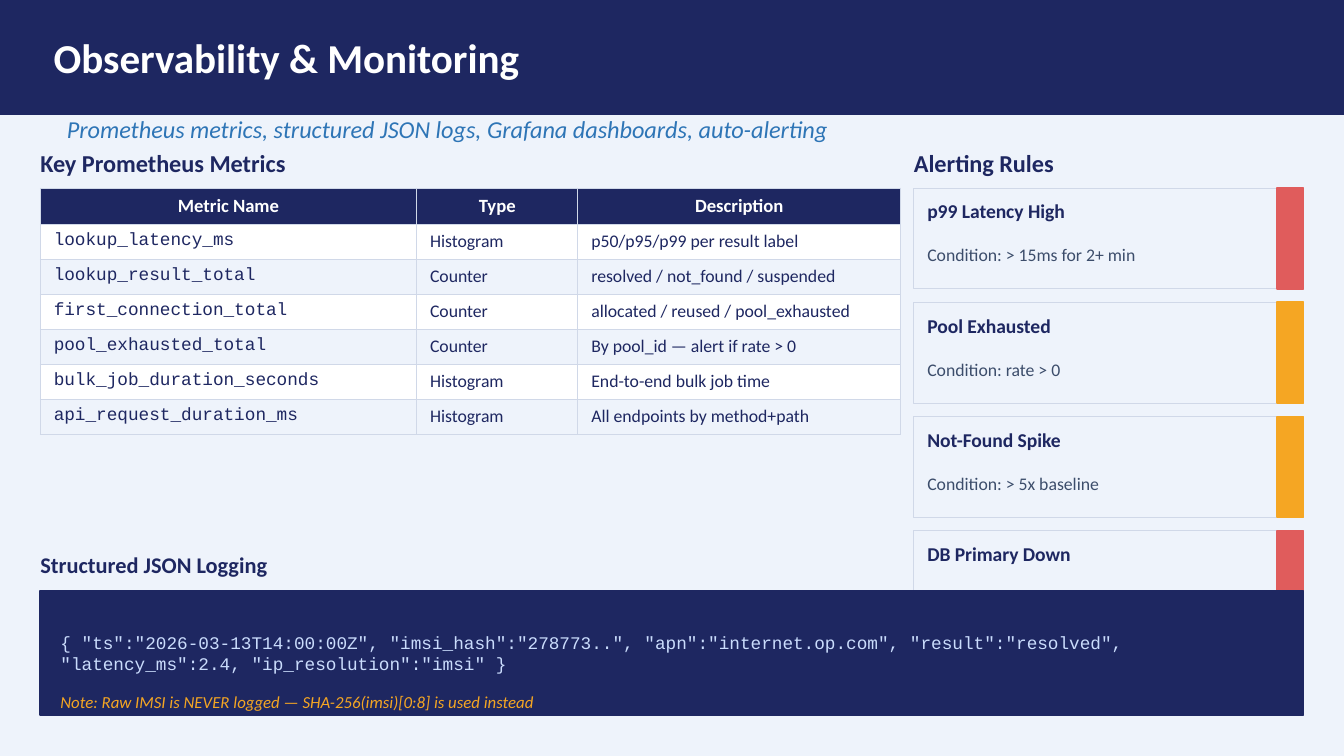
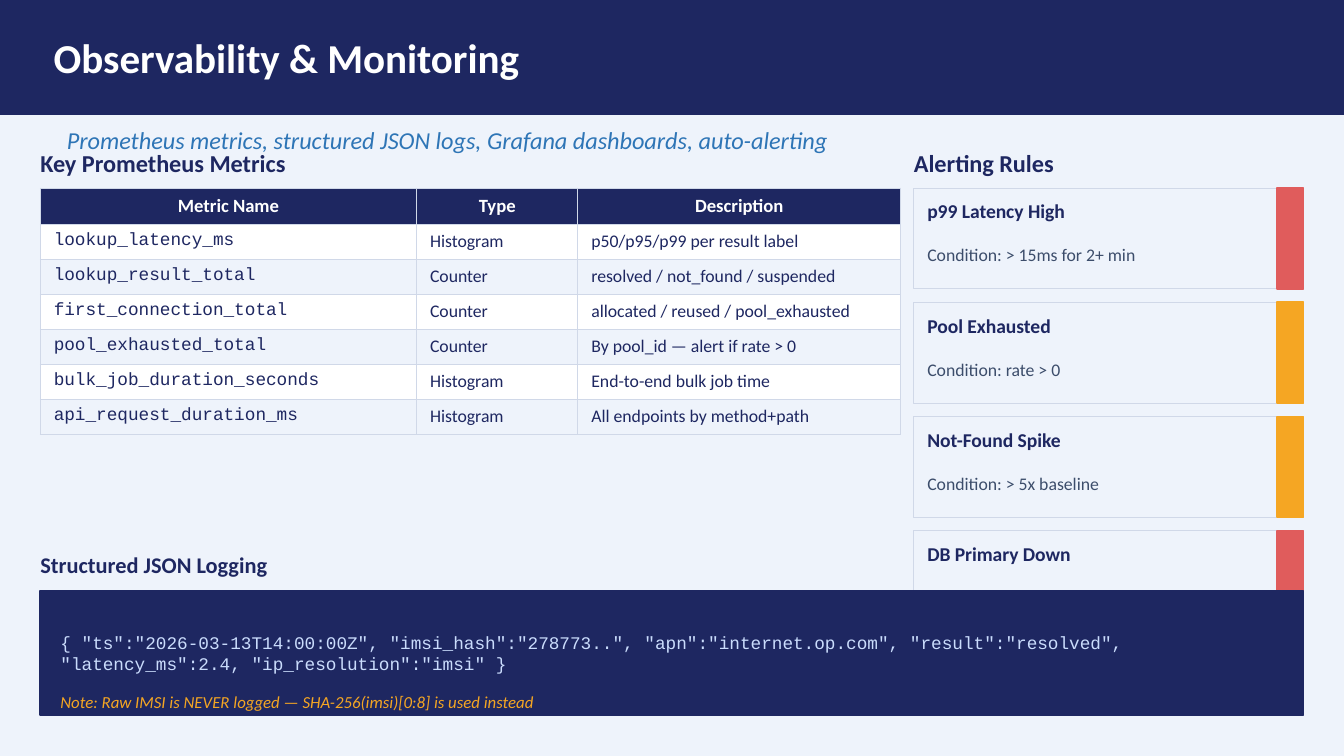
Before and after one commit to ridan5G/aaa-cloud-native, a slide deck: slide 11 of docs/aaa-platform-presentation.pptx (slide 13 before the commit). Drawn at 1344x756 pixels with LibreOffice and Linux fonts; fonts in the diff are those of the drawing. Boxes give left, top, right and bottom in pixels: in the first picture for what was removed or moved away, otherwise in the second. Text is boxed around its words. In the diff, an @@ line names an element or a change of style, - is before the commit and + after.

```diff
--- a/docs/aaa-platform-presentation.pptx
+++ b/docs/aaa-platform-presentation.pptx
@@ text "Prometheus metrics, structured JSON logs, ..." at <box>67,132,828,153</box>: vertical alignment top to middle @@
```
Also in this commit, not shown: 11 other slides changed, 2 slides removed, 39 other files.
